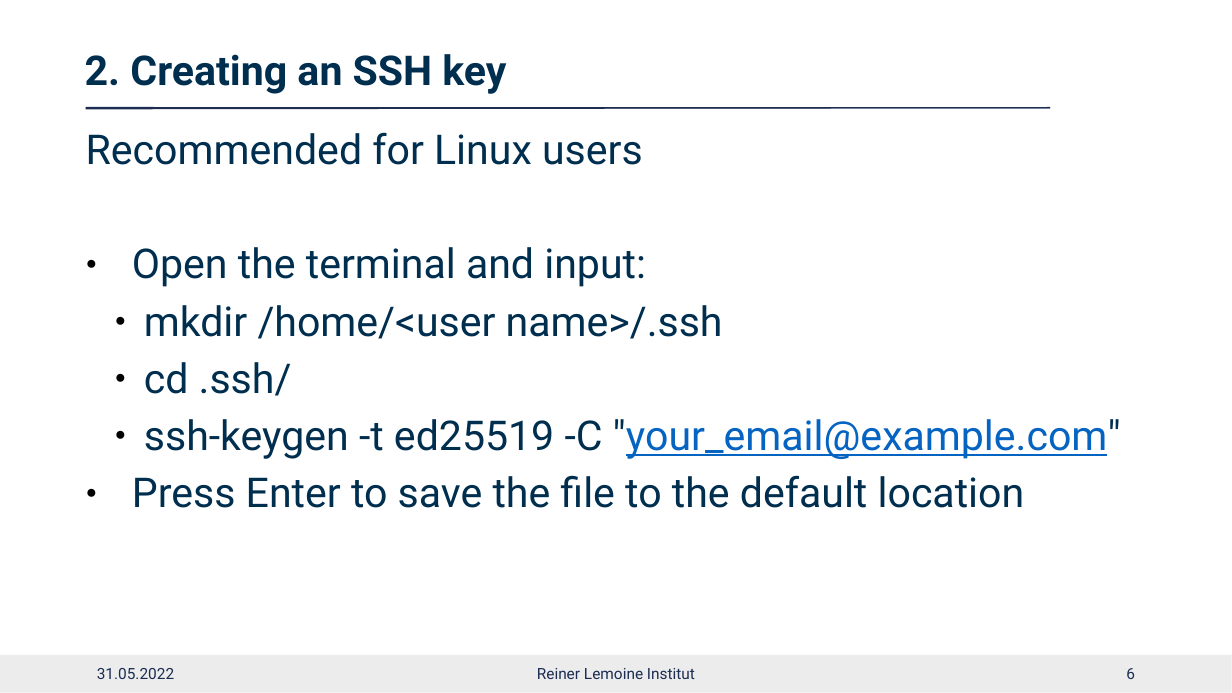
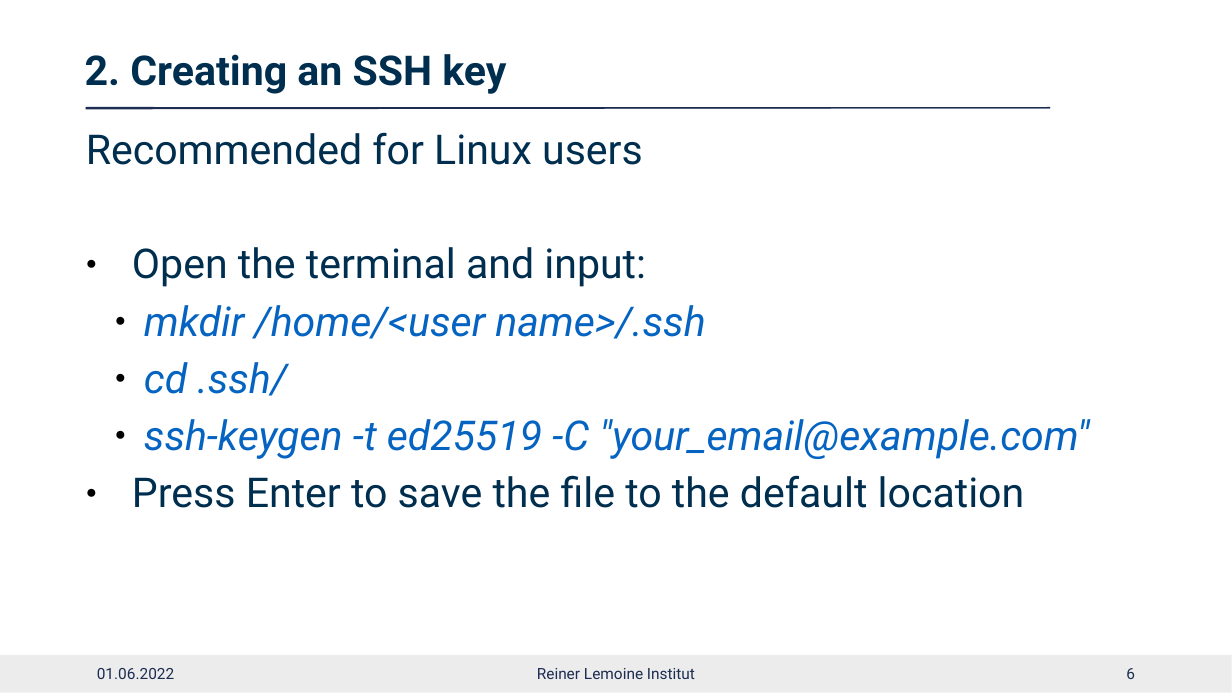
Before and after one commit to rl-institut/workshop, a slide deck: slide 6 of run-python-tools/2022-05-30_run_python_tools.pptx. Drawn at 1232x693 pixels with LibreOffice and Linux fonts; fonts in the diff are those of the drawing; background and template pictures are left out. Boxes give left, top, right and bottom in pixels: in the first picture for what was removed or moved away, otherwise in the second. Text is boxed around its words. In the diff, an @@ line names an element or a change of style, - is before the commit and + after.

```diff
--- a/run-python-tools/2022-05-30_run_python_tools.pptx
+++ b/run-python-tools/2022-05-30_run_python_tools.pptx
@@ text at [144,305,1089,459]: text colour #002E4F to #0563C1, italic on in "mkdir /home/<user name>/.ssh", "cd .ssh/", "ssh-keygen -t ed25519 -C "your_email@example.com""; underline off in ""your_email@example.com"" @@
@@ text at [97,668,174,679]: text changed @@
-31.05.2022
+01.06.2022
```
Also in this commit, not shown: 10 other slides changed, 1 slide added.
